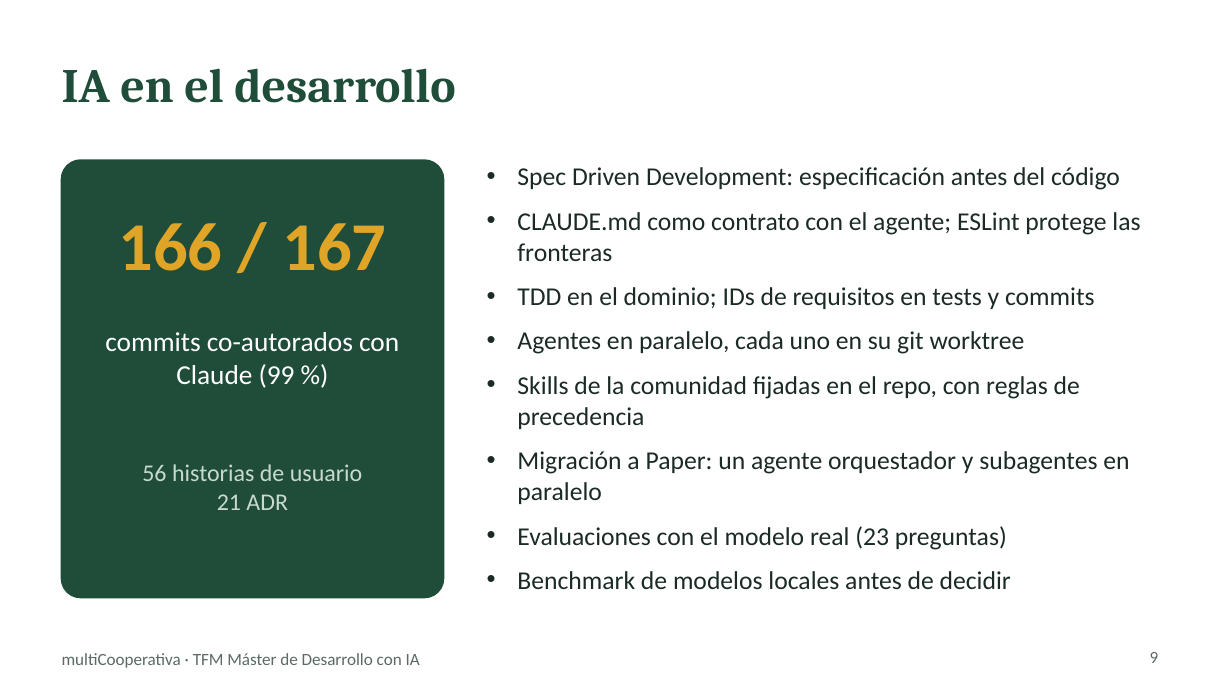
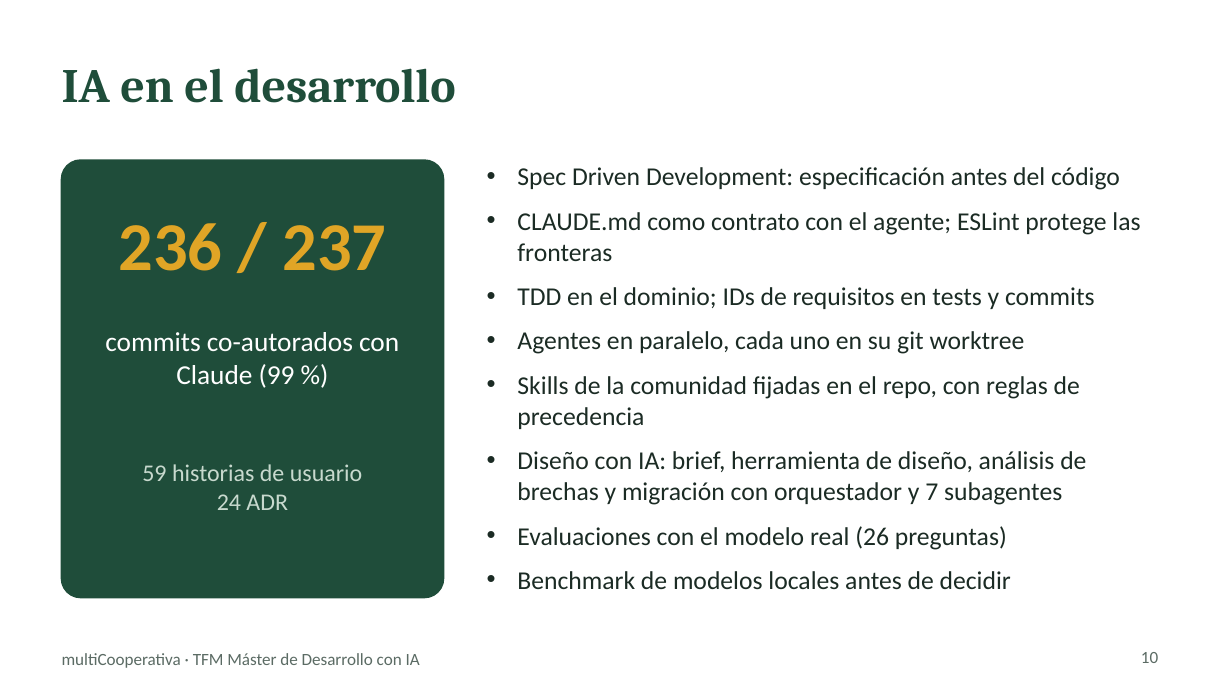
Before and after one commit to chaparro2001/multiCooperativa, a slide deck: slide 10 of docs/slides/multicooperativa-tfm.pptx (slide 9 before the commit). Drawn at 1232x693 pixels with LibreOffice and Linux fonts; fonts in the diff are those of the drawing. Boxes give left, top, right and bottom in pixels: in the first picture for what was removed or moved away, otherwise in the second. Text is boxed around its words. In the diff, an @@ line names an element or a change of style, - is before the commit and + after.

```diff
--- a/docs/slides/multicooperativa-tfm.pptx
+++ b/docs/slides/multicooperativa-tfm.pptx
@@ text at [118,223,387,271]: text changed @@
-166 / 167
+236 / 237
@@ text at [142,464,363,510]: text changed @@
-56 historias de usuario
-21 ADR
+59 historias de usuario
+24 ADR
@@ text at [517,451,1086,550]: text changed @@
-• Migración a Paper: un agente orquestador y subagentes en paralelo
-• Evaluaciones con el modelo real (23 preguntas)
+• Diseño con IA: brief, herramienta de diseño, análisis de brechas y migración con orquestador y 7 subagentes
+• Evaluaciones con el modelo real (26 preguntas)
@@ page number at [1141,652,1158,663]: text changed @@
-9
+10
```
Also in this commit, not shown: 6 other slides changed, 1 slide added, 2 other files.
